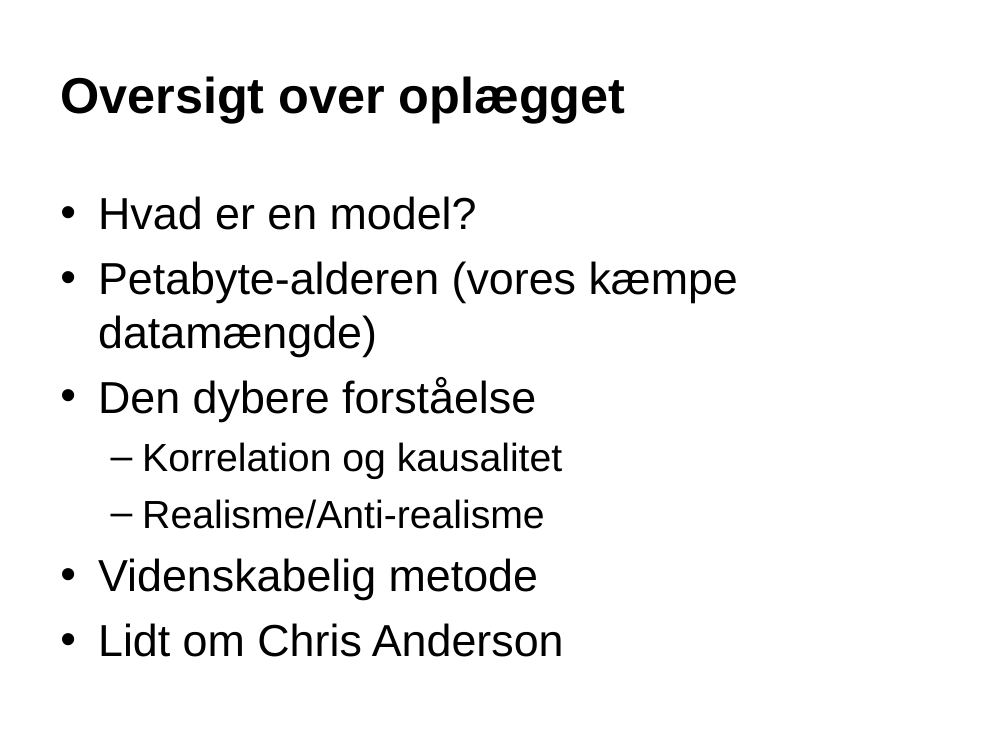
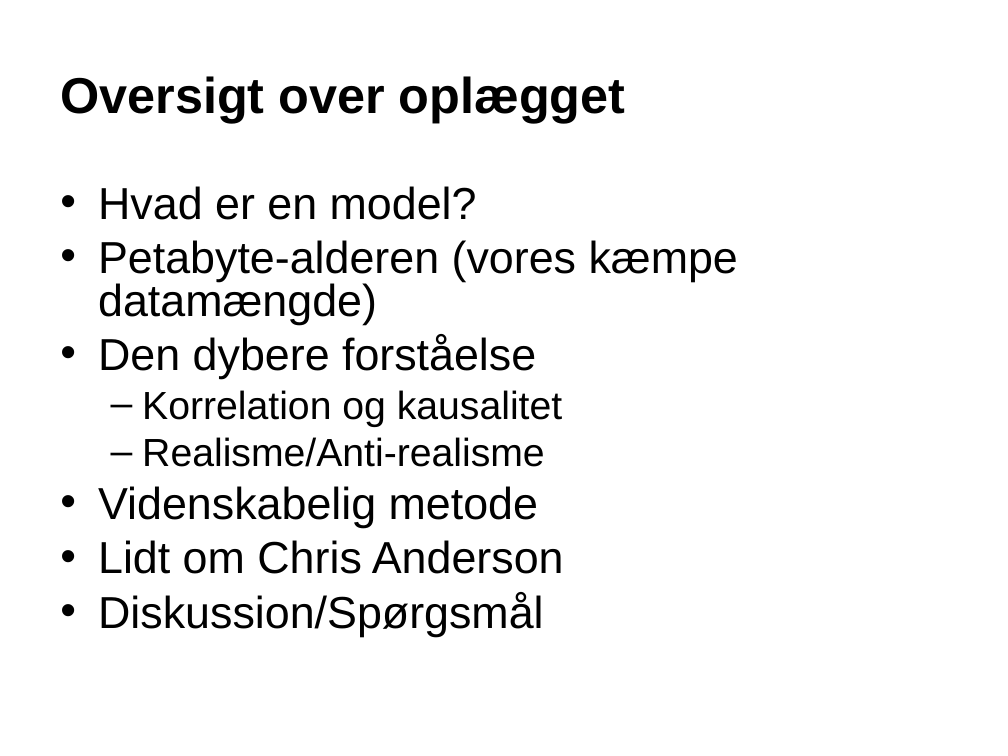
Before and after one commit to pspeder/DatVid-Assignments, a slide deck: slide 2 of week2/oplæg/Presentation1.ppt. Drawn at 1008x756 pixels with LibreOffice and Linux fonts; fonts in the diff are those of the drawing; background and template pictures are left out. Boxes give left, top, right and bottom in pixels: in the first picture for what was removed or moved away, otherwise in the second. Text is boxed around its words. In the diff, an @@ line names an element or a change of style, - is before the commit and + after.

```diff
--- a/week2/oplæg/Presentation1.ppt
+++ b/week2/oplæg/Presentation1.ppt
@@ text at (98,186,738,574): line spacing 1 to 0.8 @@
@@ text at (98,593,544,637): paragraph added @@
+• Diskussion/Spørgsmål
```
Also in this commit, not shown: 2 other slides changed, 4 slides added.
